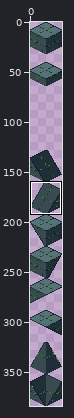
Two versions of one pixel-art file, assets/img/main_blocks.aseprite. Above: a wide view before the commit, with the close-up outlined.
Close-up. Old version:
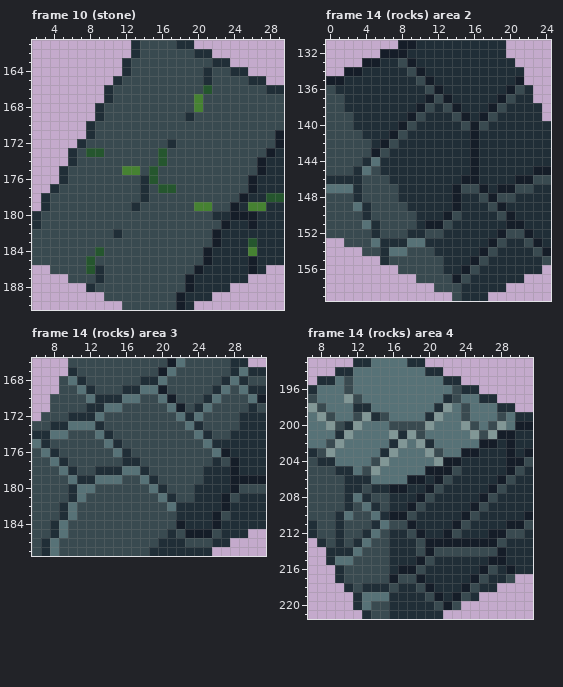
32x384 pixels, 15 frames. Shown: frame 10 (stone): x 2..29, y 161..190; frame 14 (rocks) area 2: x 0..24, y 131..159; frame 14 (rocks) area 3: x 6..31, y 166..187; frame 14 (rocks) area 4: x 7..31, y 193..221. The commit also changed other frames or places, which this record leaves out.
And afterwards:
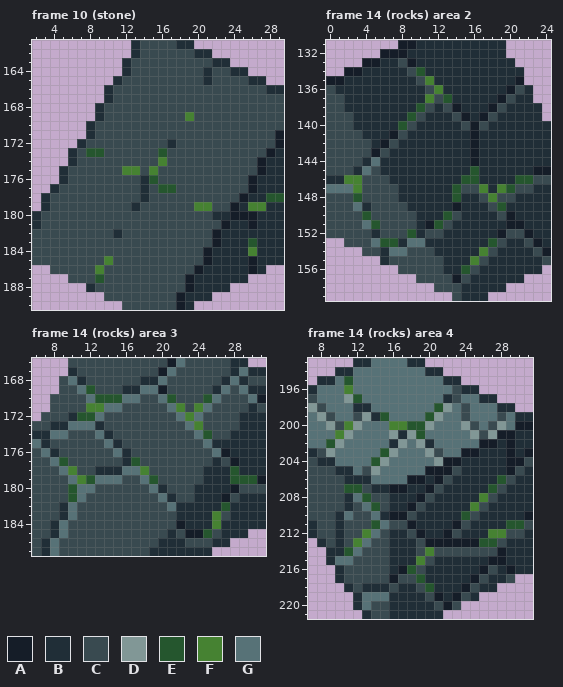
Palette (. is transparent): A #151d28  B #202e37  C #394a50  D #819796  E #25562e  F #468232  G #577277
Changes in this commit:
Frame 10 (stone), layer "Extras":
y 166: x 21 E -> C
y 167..168: x 20 F -> C
y 169: x 19 B -> F
y 174: x 16 E -> F
y 175: x 15 E -> F
y 184: x 9 E -> C
y 185: x 8 E -> C; x 10 C -> F
y 186: x 8..9 EB -> CF
y 187: x 9 B -> E
Frame 14 (rocks) area 2, layer "Extras":
y 134: x 10 A -> E
y 135: x 11 A -> F
y 136: x 12 A -> F
y 137: x 11 A -> F; x 13 A -> E
y 138: x 10 A -> E
y 139: x 9 A -> E
y 140: x 8 A -> E
y 145: x 16 A -> E
y 146: x 2..3 BB -> FF; x 15..16 AA -> EE; x 21..22 AA -> EE
y 147: x 3 B -> F; x 14 A -> E; x 17 A -> F; x 19..20 AA -> FE
y 148: x 3 B -> E; x 14 A -> E; x 18 A -> F
y 149: x 19 A -> E
y 150: x 4 B -> E; x 13 A -> E
y 151: x 5 B -> E; x 12 A -> E
y 152: x 9 B -> E
y 153: x 6..7 BB -> EE; x 18 A -> E
y 154: x 17 A -> F
y 155: x 16 A -> F
y 156: x 15 A -> E
Frame 14 (rocks) area 3, layer "Extras":
y 169: x 12 B -> E
y 170: x 13..15 BBB -> EEE; x 21 A -> E; x 25 B -> E
y 171: x 12..13 BB -> FF; x 22 A -> F; x 24 B -> F
y 172: x 11..12 BB -> EE; x 23 B -> F
y 173: x 24 B -> F
y 174: x 25 B -> E
y 177: x 9 B -> E; x 17 B -> E
y 178: x 10 B -> F; x 18 B -> F; x 28 A -> E
y 179: x 11..12 BB -> FE; x 19 B -> E; x 28..30 AAA -> EEE
y 180..181: x 10 B -> E
y 182: x 27 A -> E
y 183..184: x 26 A -> F
y 185: x 25 A -> E
Frame 14 (rocks) area 4, layer "Extras":
y 195: x 11 C -> E
y 196: x 11 C -> F
y 197: x 12 C -> E
y 198: x 21 B -> E
y 199: x 15 C -> E; x 20 B -> E
y 200: x 11 B -> F; x 16..19 CCCC -> FFEE
y 201: x 10 B -> F; x 19 C -> E
y 202: x 9 C -> E
y 203: x 15 B -> E
y 204: x 14 C -> E
y 206: x 28 A -> E
y 207: x 11..12 BB -> EE; x 27 A -> E
y 208: x 13 B -> E; x 26 A -> F
y 209: x 14 B -> E; x 25 A -> F
y 210: x 24 A -> E
y 211: x 14 B -> E; x 29..30 AA -> EE
y 212: x 13 B -> F; x 27..28 AA -> FF
y 213: x 12 B -> F; x 26..27 AA -> EE
y 214: x 11 B -> E; x 20 A -> F
y 215: x 19 A -> F
y 216: x 18 A -> E
y 217: x 19 A -> E
y 218: x 20 A -> E
